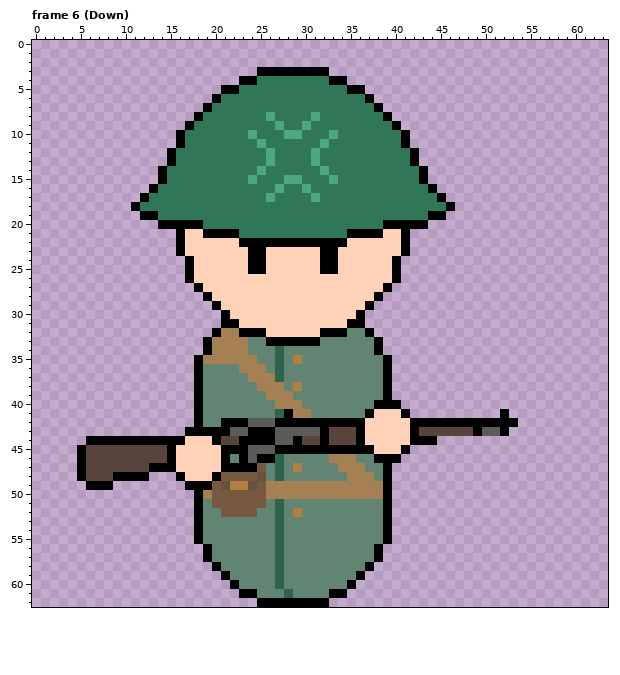
Pixel-art file: Assets/Sprites/Units/Oro_Infantry.ase. The first picture shows the starting point.
64x63 pixels, 28 frames. Colours within 5 levels of each other are drawn and written as one. Shown: frame 6 (Down). The commit also changed other frames, which this record leaves out.
The result:
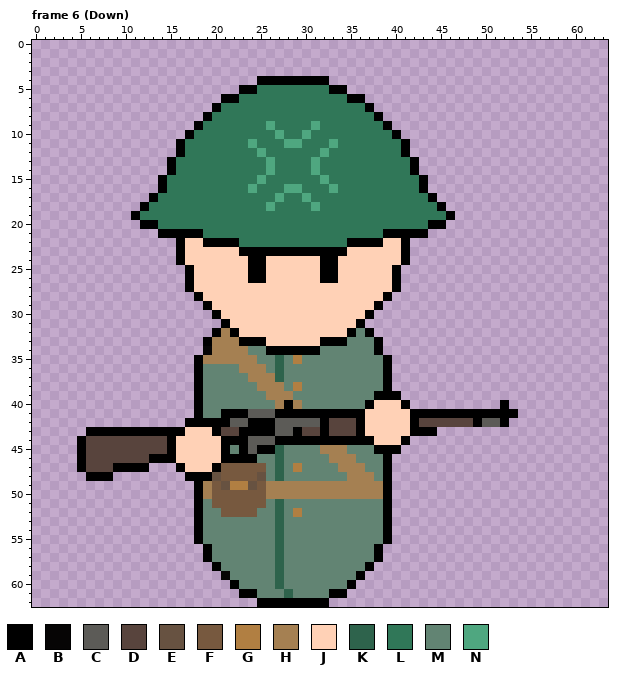
Palette (. is transparent): A #000000  B #060505  C #5c5b57  D #58443d  E #675241  F #77593f  G #b17f42  H #a58052  J #ffd1b6  K #2e634c  L #307758  M #628473  N #4fa780
The exact change:
Changed rows in their new state; - is an unchanged pixel.
Frame 6 (Down):
first column x 11:
 3 --------------........--------------
 4 ------------..AAAAAAAA..------------
 5 ----------..AA--------AA..----------
 6 ---------.AA------------AA.---------
 7 --------.A----------------A.--------
 8 -------.A------L----L------A.-------
 9 ------.A-------NL--LN-------A.------
10 -----.A------L--NLLN--L------A.-----
11 -------------NL--NN--LN-------------
12 ----.A--------NL----LN--------A.----
14 ---.A---------LN----NL---------A.---
15 -------------LN--LL--NL-------------
16 --.A---------N--LNNL--N---------A.--
17 -.A------------LN--NL------------A.-
18 .A-------------N----N-------------A.
19 ALL------------------------------LLA
20 -AALLLLL--------------------LLLLLAA-
21 ---AA-AALLLL------------LLLLAA-AA---
22 --------AAAALLLLLLLLLLLLAAAA--------
23 ------------A--AAAAAA--A------------
24 -----AJ----------------------JA-----
26 -------------AA------AA-------------
27 ------AJ--------------------JA------
28 -------AJ------------------JA-------
29 --------AJ----------------JA--------
30 ---------AJ--------------JA---------
31 -----------J------------J-----------
32 -----------AJJJ------JJJA-----------
33 ------------AAAJJJJJJAAA------------
34 ---------------AAAAAA---------------
first column x 5:
39 ---------------------------------A-A-------------
40 -----------------------A--------AJJJA----------A-
41 ----------------AAACCCA-AAAAAAAAJ---JAAAAAAAAAA-A
42 ------------A-AA-CCAAACCCCC-DDD-------DDDDDD-CC-.
43 -AAAAAAAAAAAJJJ-DDA-----ADD-----------AA........-
44 ADDDDDDDDD-J---JAA-CCCAA-AA-AAA-A---A...---------
45 -----------------M--AAKMMMMHHHMMMAAA.------------
46 --------AA-------A-AMM-----------M-.-------------
47 ----AAAA...A---AFFFF-----------------------------
48 .AAA....---.AAAE---------------------------------
49 -...--------.-H----------------------------------
